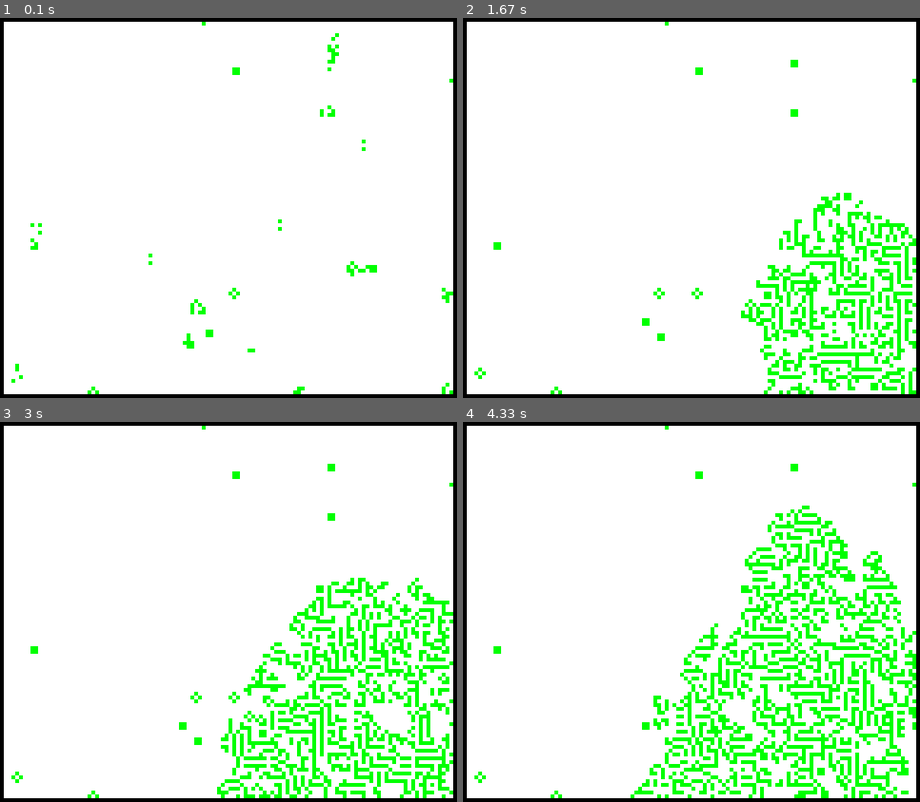
Above: before the commit, frames 1-4 (two rows, left to right).
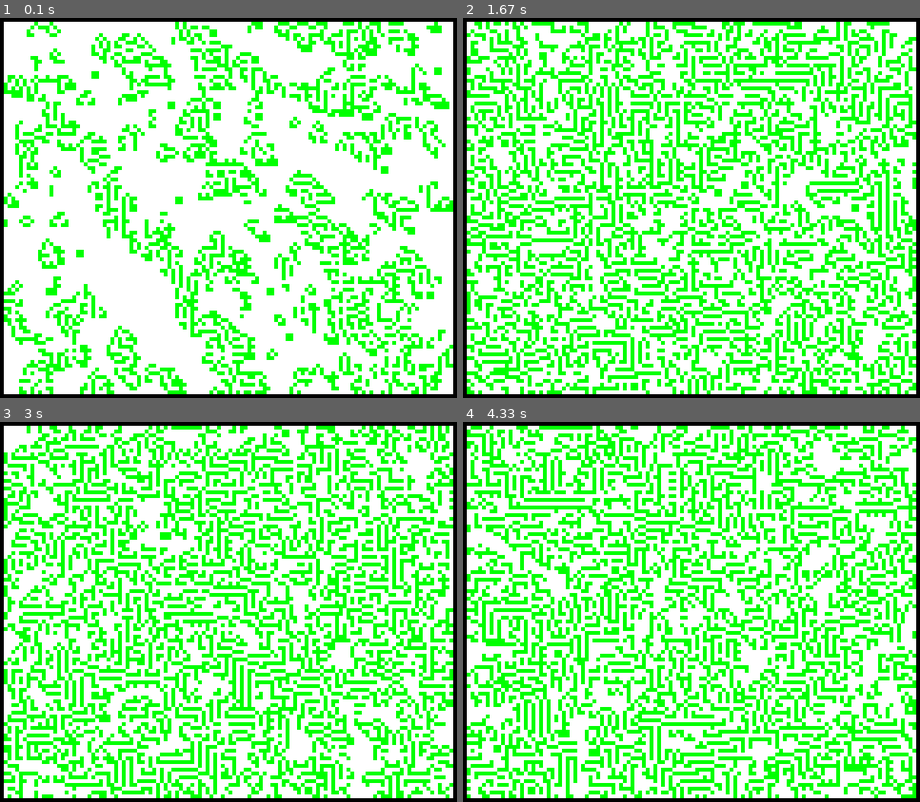
Above: after the commit, the same moments.

Repository: ilopez2511/Conway-s-Pygame
Game: pygame game, started from gameOfLife.py
Same seed, same stepped clock (60 frames per second), same inputs: the game is played once before the commit and once after it.
Inputs:
- Up to frame 1 (0.1 s): no input
- Up to frame 2 (1.67 s): no input
- Up to frame 3 (3 s): tap Enter every 0.33 s from 1.83 to 2.83 s
- Up to frame 4 (4.33 s): tap Enter every 0.33 s from 3.17 to 4.17 s

The runs differ from the first frame. In frame 1, 22% of the frame differs, in the area x 0-100%, y 1-99%; in frame 2, 40%; in frame 3, 40%; in frame 4, 41%.

Commit message:
Update gameOfLife.py

Diff:
--- a/gameOfLife.py
+++ b/gameOfLife.py
@@ -20,13 +20,11 @@
                 (x+1,y-1),(x+1,y),(x+1,y+1)]
     count = 0
     for i,j in neighbor:
-        if i >= 0 and j >= 0:
-            try:
-                if field[i,j] != 1:
-                    count += 0
-                count += field[i,j]
-            except:
-                pass
+        try:
+            if field[i,j] == 1:
+                count += 1
+        except:
+            pass
     return count
 
 def rules(x,y,count):
